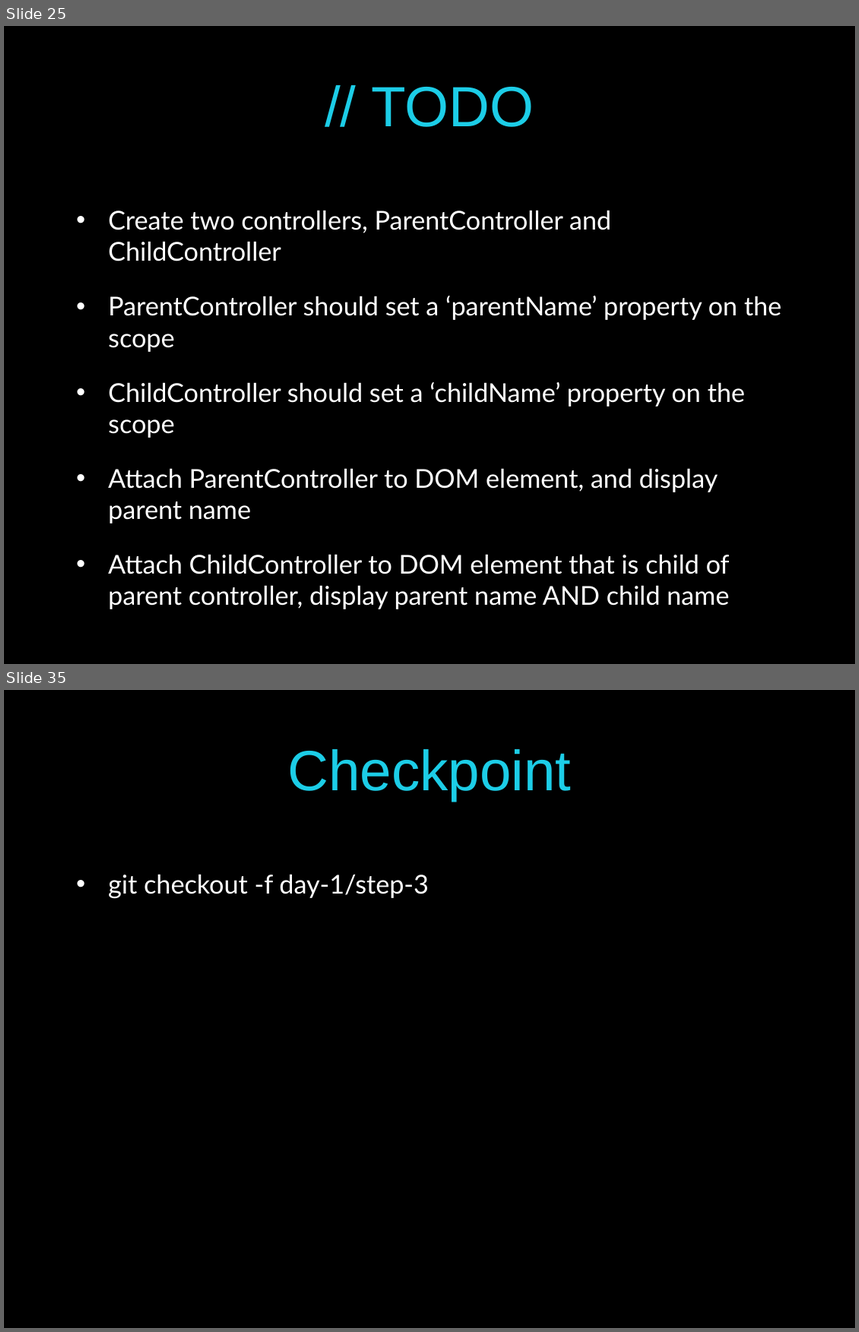
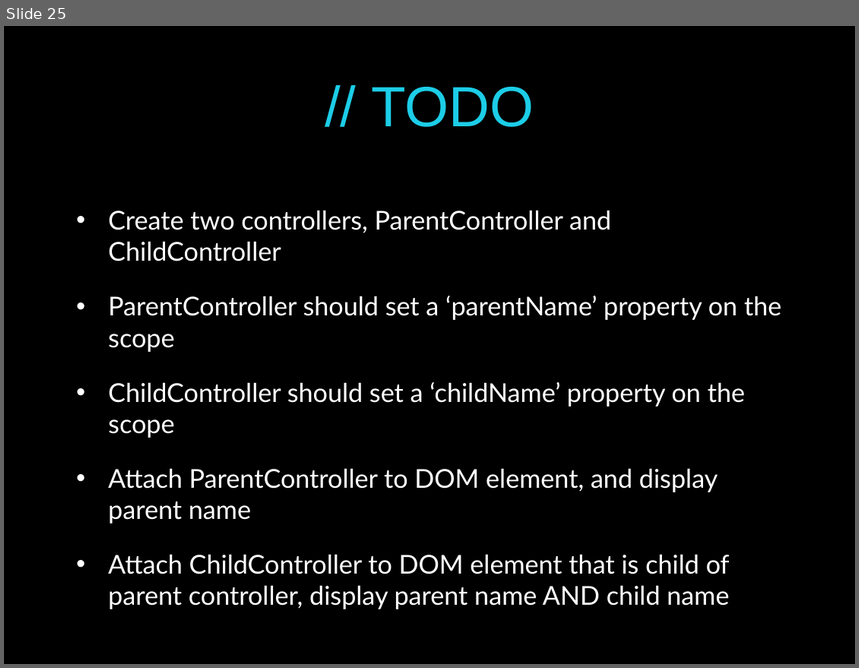
Before and after one commit to pmaccart/ng-bootcamp, a slide deck: slides/ng-bootcamp-day-1.pptx. Shown one above the other, each under a label of ours: slides 25 and 35 before the commit, slide 25 after it; the slides between them are not shown. The pictures are 859x1332 and 859x668 pixels, drawn with LibreOffice and Linux fonts; fonts in the diff are those of the drawing. Boxes give left, top, right and bottom in pixels: in the first picture for what was removed or moved away, otherwise in the second. Text is boxed around its words. In the diff, an @@ line names an element or a change of style, - is before the commit and + after.

```diff
--- a/slides/ng-bootcamp-day-1.pptx
+++ b/slides/ng-bootcamp-day-1.pptx
@@ slide 35 removed at <box>4,690,855,1328</box>, background #000000 @@
@@ title removed at <box>287,749,571,801</box> @@
-Checkpoint
@@ text removed at <box>108,874,429,899</box> @@
-• git checkout -f day-1/step-3
```
Also in this commit, not shown: 21 other slides removed, 2 other files.
